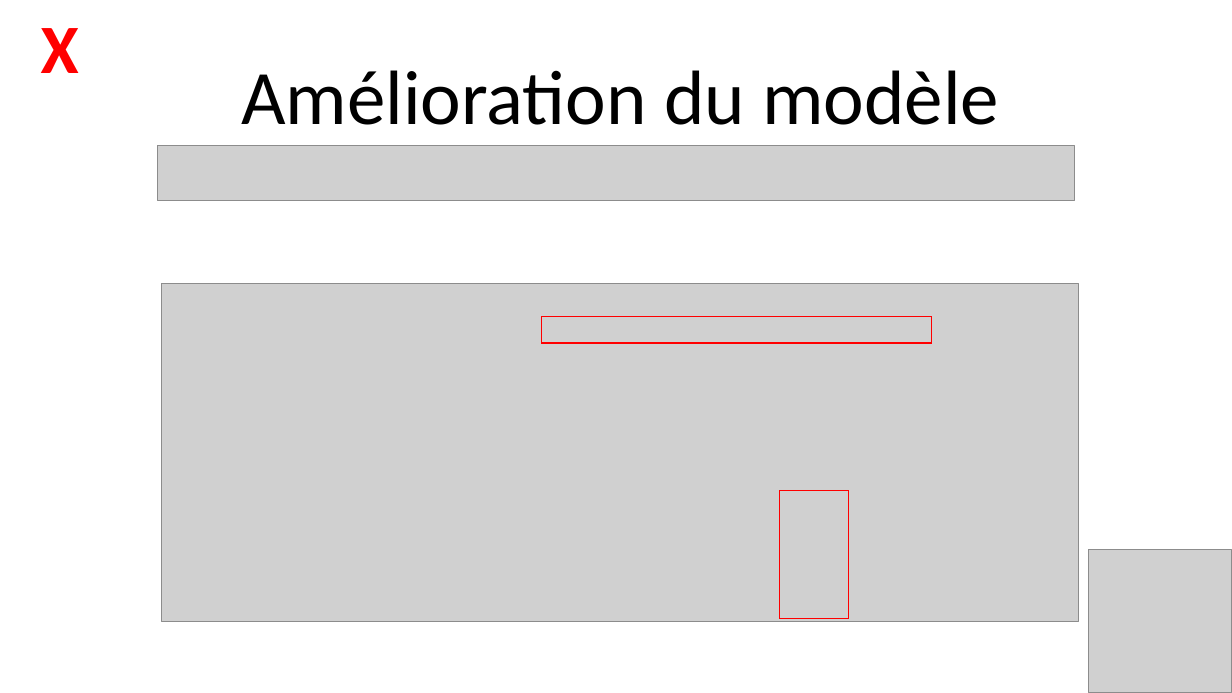
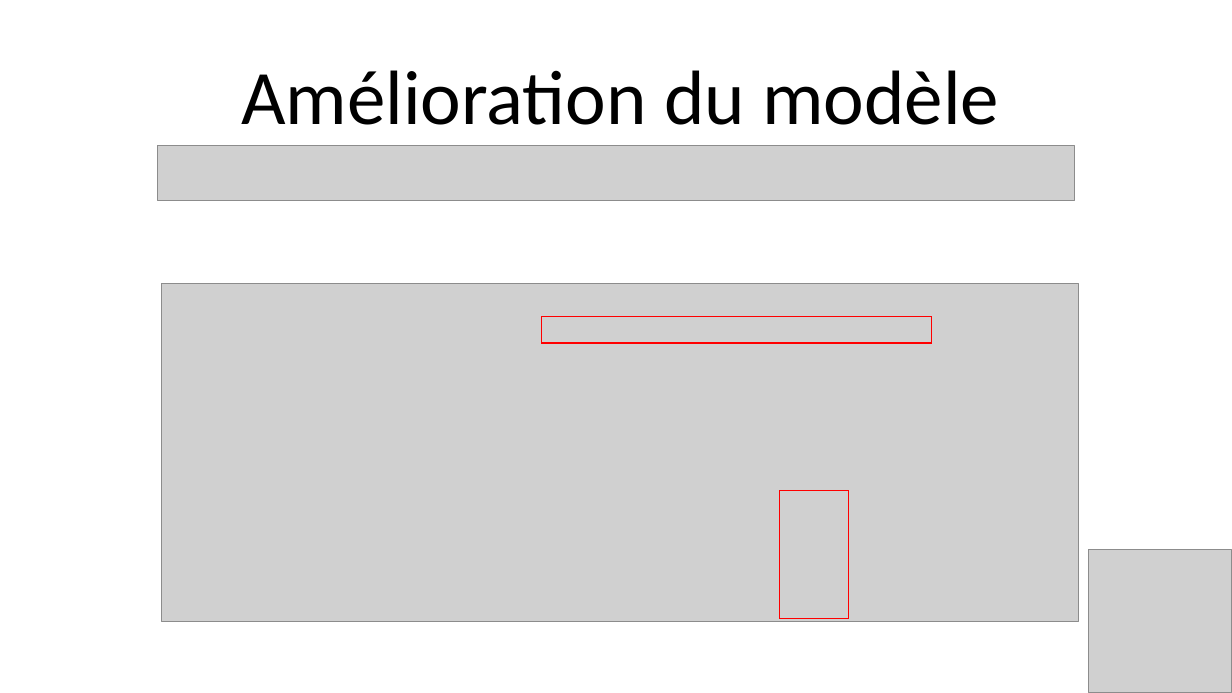
Before and after one commit to Julien-paulet/Projet_7_, a slide deck: slide 34 of Présentation.pptx. Drawn at 1232x693 pixels with LibreOffice and Linux fonts; fonts in the diff are those of the drawing; grey boxes stand for pictures. Boxes give left, top, right and bottom in pixels: in the first picture for what was removed or moved away, otherwise in the second. Text is boxed around its words. In the diff, an @@ line names an element or a change of style, - is before the commit and + after.

```diff
--- a/Présentation.pptx
+++ b/Présentation.pptx
@@ text removed at (41, 28, 79, 73) @@
-X
```
Also in this commit, not shown: 11 other slides changed, 3 other files.
